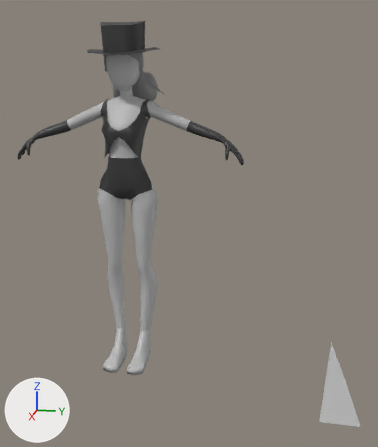
Before and after pictures for a commit that changed the FBX model Assets/New/Meshes/Dancer_Low.fbx.
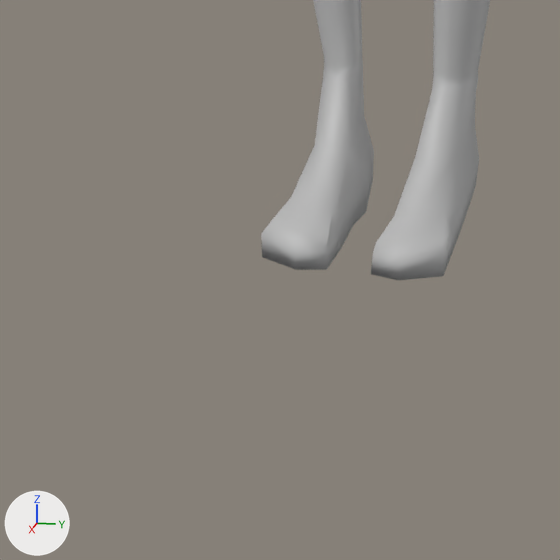
The first picture shows the older version from a camera (50 mm lens) standing at (0.1385, 0.0453, 0.0771) and looking at (0.001, 0.0178, 0.0427). The close-ups show both versions on the part from 12% to 45% of the width and 70% to 98% of the height of that picture; other places that the commit changed are outside them. The lights are fixed; the arrows at lower left show +X, +Y and +Z. Where no turn or scale is listed for an object, it has been applied to the vertices.

Objects in the first close-up: 'Dancer'.
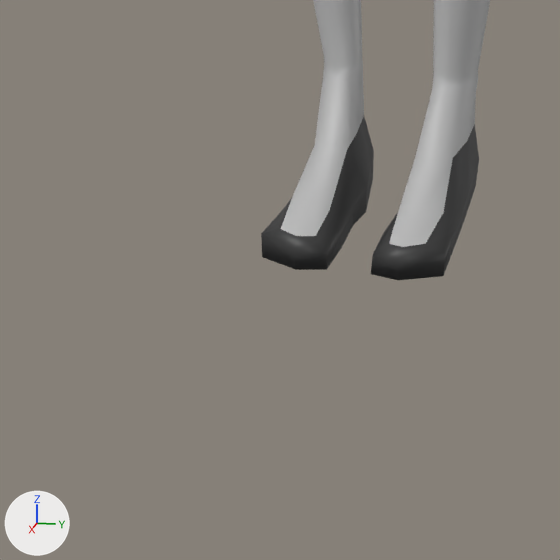
The change, as a list of edits to the scene's bpy script:
```text
Change me_mesh_003:
    used by ob_dancer; location = (0.0, 0.0, 0.0)
    verts and faces of me_mesh_003; kept vertices keep their numbers, new ones are numbered from 1326
    before: 193 (0.0065, 0.0021, 0.0024) at pixel (393, 216), 195 (0.0056, 0.0052, 0.0025) at pixel (444, 212), 196 (0.0078, 0.0057, 0.0019) at pixel (443, 238), 197 (0.0084, 0.0035, 0.0019) at pixel (406, 239), 198 (0.0088, 0.0016, 0.0017) at pixel (376, 242)
    before: 880 (0.0065, -0.0021, 0.0024) at pixel (332, 210), 882 (0.0056, -0.0052, 0.0025) at pixel (290, 197), 883 (0.0078, -0.0057, 0.0019) at pixel (271, 220), 884 (0.0084, -0.0035, 0.0019) at pixel (301, 228), 885 (0.0088, -0.0016, 0.0017) at pixel (328, 237)
    remove me_mesh_003.from_pydata(...)  # 1326 vertices, 1312 faces; spans x -0.0069..0.01, y -0.0324..0.0324, z 0.0..0.0909
    add me_mesh_003.from_pydata(...)  # 1326 vertices, 1311 faces; spans x -0.0069..0.01, y -0.0324..0.0324, z 0.0..0.0909
    me_mesh_003 part 1
    add verts[193] = (0.0065, 0.0022, 0.0024)  # moved, pixel (396, 216)
    add verts[882] = (0.0056, -0.0051, 0.0025)  # moved, pixel (292, 197)
    add verts[195] = (0.0056, 0.0051, 0.0025)  # moved, pixel (443, 212)
    add verts[880] = (0.0065, -0.0022, 0.0024)  # moved, pixel (329, 209)
    add verts[196] = (0.0087, 0.0048, 0.0019)  # moved, pixel (425, 243)
    add verts[197] = (0.0093, 0.0035, 0.0019)  # moved, pixel (402, 247)
    add verts[884] = (0.0093, -0.0035, 0.0019)  # moved, pixel (296, 236)
    add verts[198] = (0.0088, 0.0024, 0.0017)  # moved, pixel (388, 243)
    add verts[883] = (0.0087, -0.0048, 0.0019)  # moved, pixel (280, 228)
    add verts[885] = (0.0088, -0.0024, 0.0017)  # moved, pixel (315, 236)
    me_mesh_003 part 2: 64 faces spanning x -0.0039..0.01, y -0.0061..0.0061, z 0.0..0.0046 switch from mat_lambert2 (grey #bcbcbc) to mat_lambert4 (black #373737)
```

Location of each change, [x1, y1, x2, y2] in pixels of the close-ups (560 x 560 px; the box of a moved part takes in the faces that stretch with it):
part 1 of me_mesh_003, moved or reshaped: [261, 145, 462, 260] in both
part 2 of me_mesh_003, recoloured (grey to black): [261, 117, 479, 280] in both
